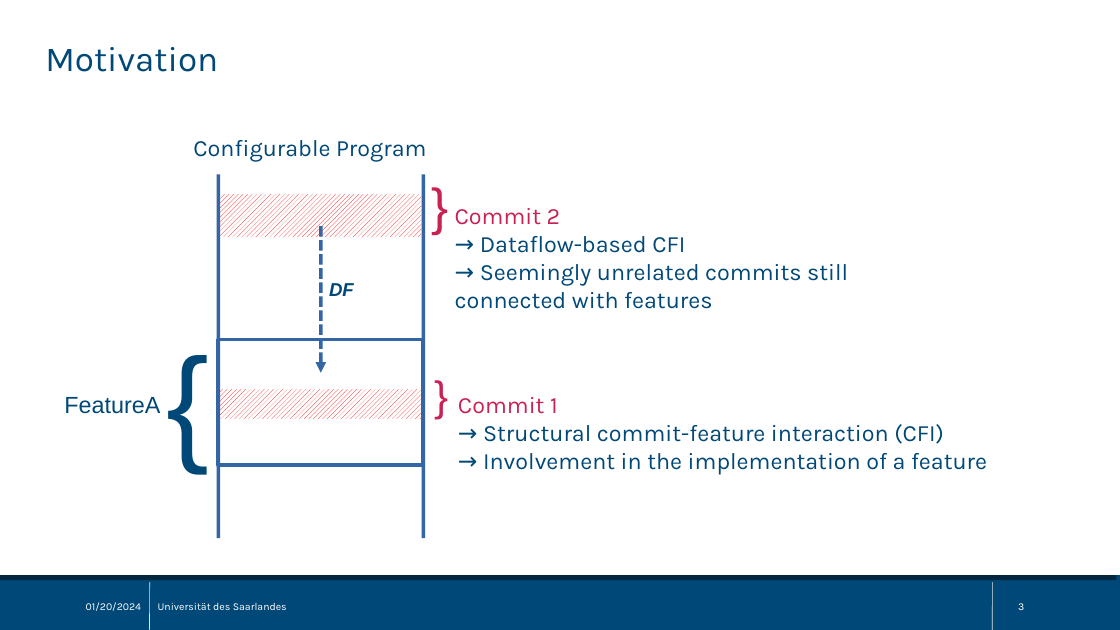
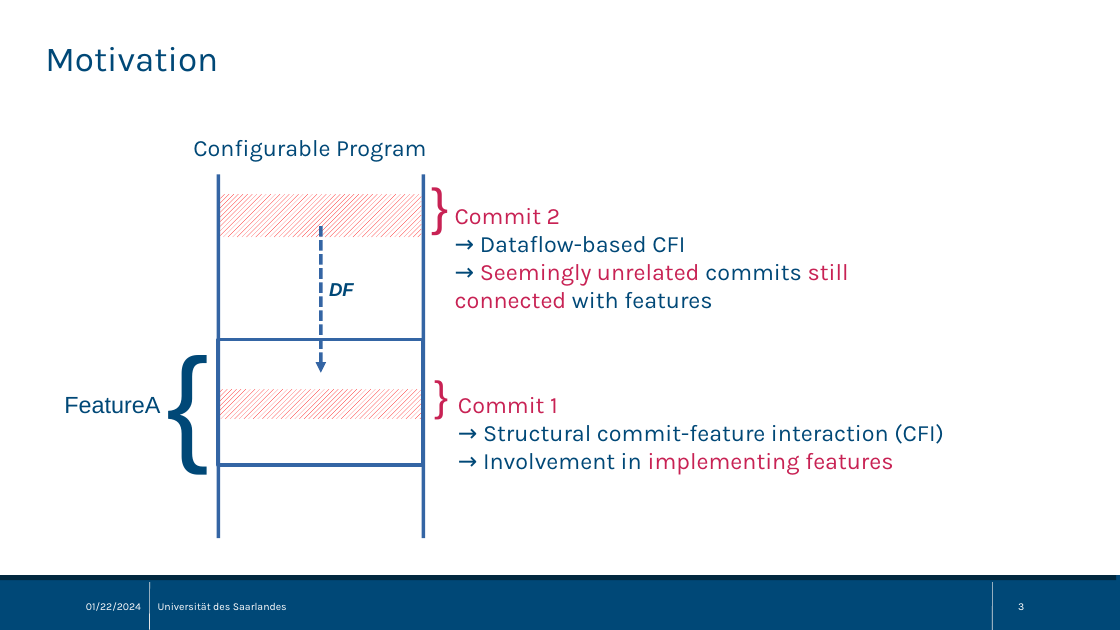
Before and after one commit to sisteu56/bachelor, a slide deck: slide 3 of pres/bachelor_thesis_pres.odp. Drawn at 1120x630 pixels with LibreOffice and Linux fonts; fonts in the diff are those of the drawing. Boxes give left, top, right and bottom in pixels: in the first picture for what was removed or moved away, otherwise in the second. Text is boxed around its words. In the diff, an @@ line names an element or a change of style, - is before the commit and + after.

```diff
--- a/pres/bachelor_thesis_pres.odp
+++ b/pres/bachelor_thesis_pres.odp
@@ text at <box>455,264,849,309</box>: text colour #004877 to #C82254 in "Seemingly unrelated still connected" @@
@@ text at <box>483,453,893,474</box>: text changed; text colour #004877 to #C82254 @@
-→ Involvement in the implementation of a feature
+→ Involvement in implementing features
@@ text at <box>86,602,141,611</box>: text changed @@
-01/20/2024
+01/22/2024
```
Also in this commit, not shown: 19 other slides changed.
